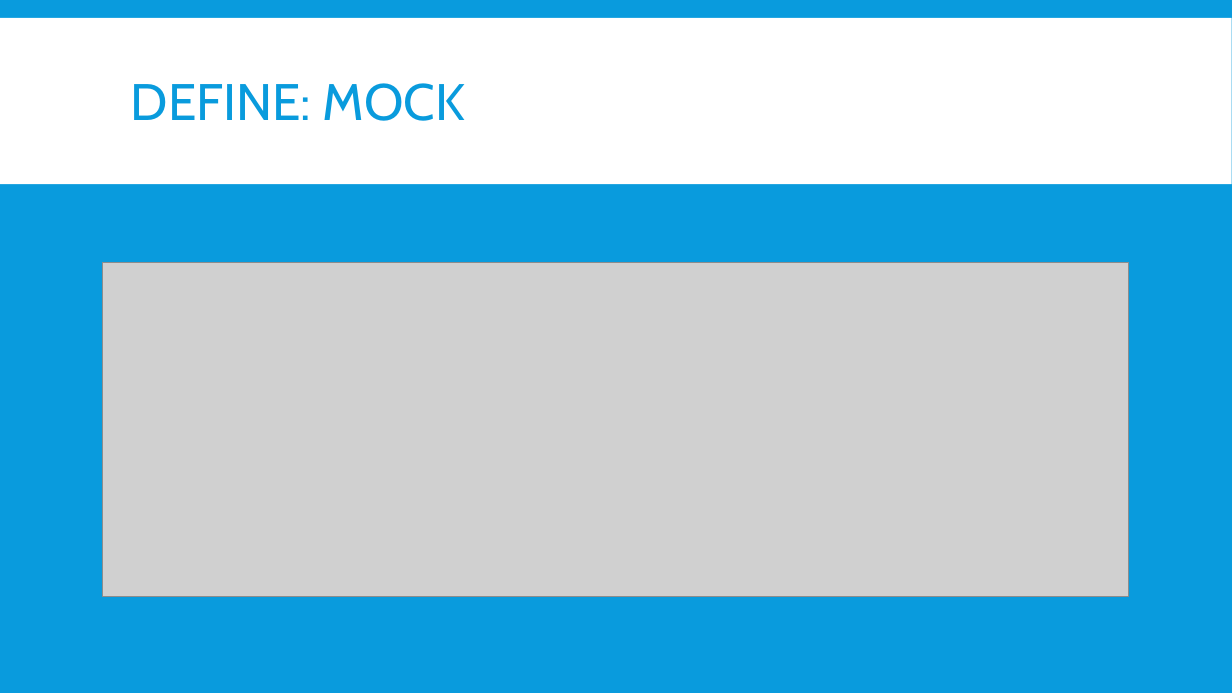
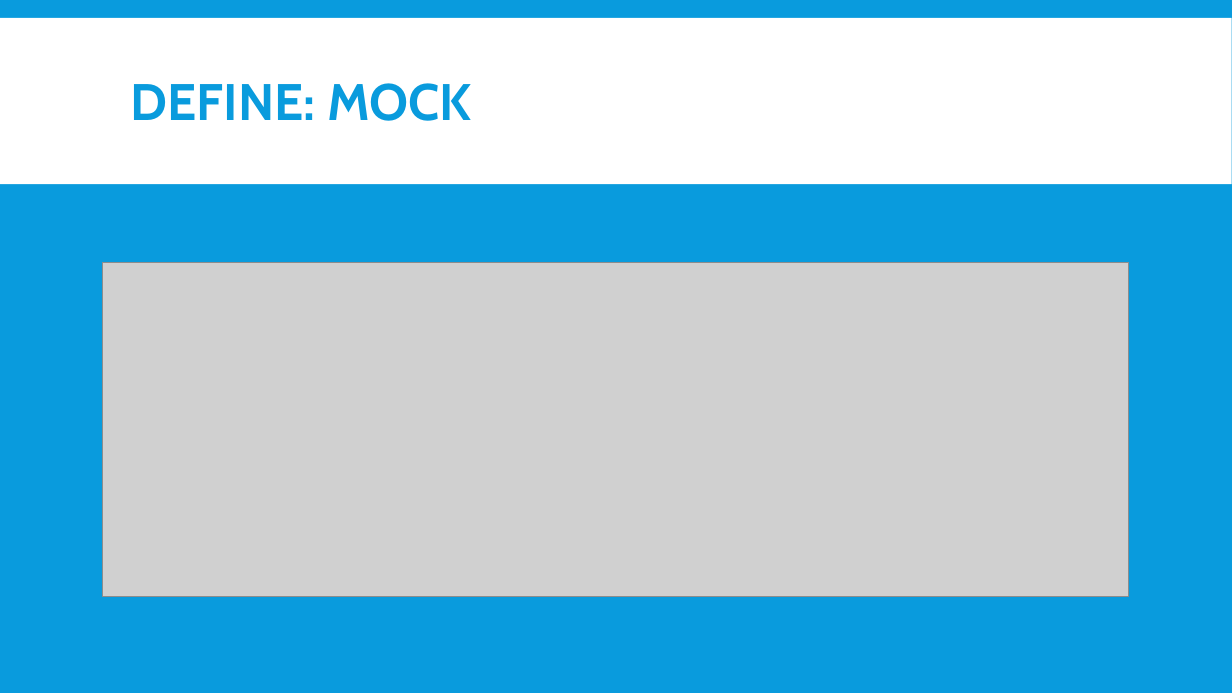
Before and after one commit to nickebbitt/wiremock-examples, a slide deck: slide 2 of wiremock-slides.pptx. Drawn at 1232x693 pixels with LibreOffice and Linux fonts; fonts in the diff are those of the drawing; grey boxes stand for pictures. Boxes give left, top, right and bottom in pixels: in the first picture for what was removed or moved away, otherwise in the second. Text is boxed around its words. In the diff, an @@ line names an element or a change of style, - is before the commit and + after.

```diff
--- a/wiremock-slides.pptx
+++ b/wiremock-slides.pptx
@@ title "DEFINE: MOCK" at (x1=131, y1=83, x2=471, y2=121): bold on @@
```
Also in this commit, not shown: 6 other slides changed, 3 slides added, 1 slide removed, 3 other files.
